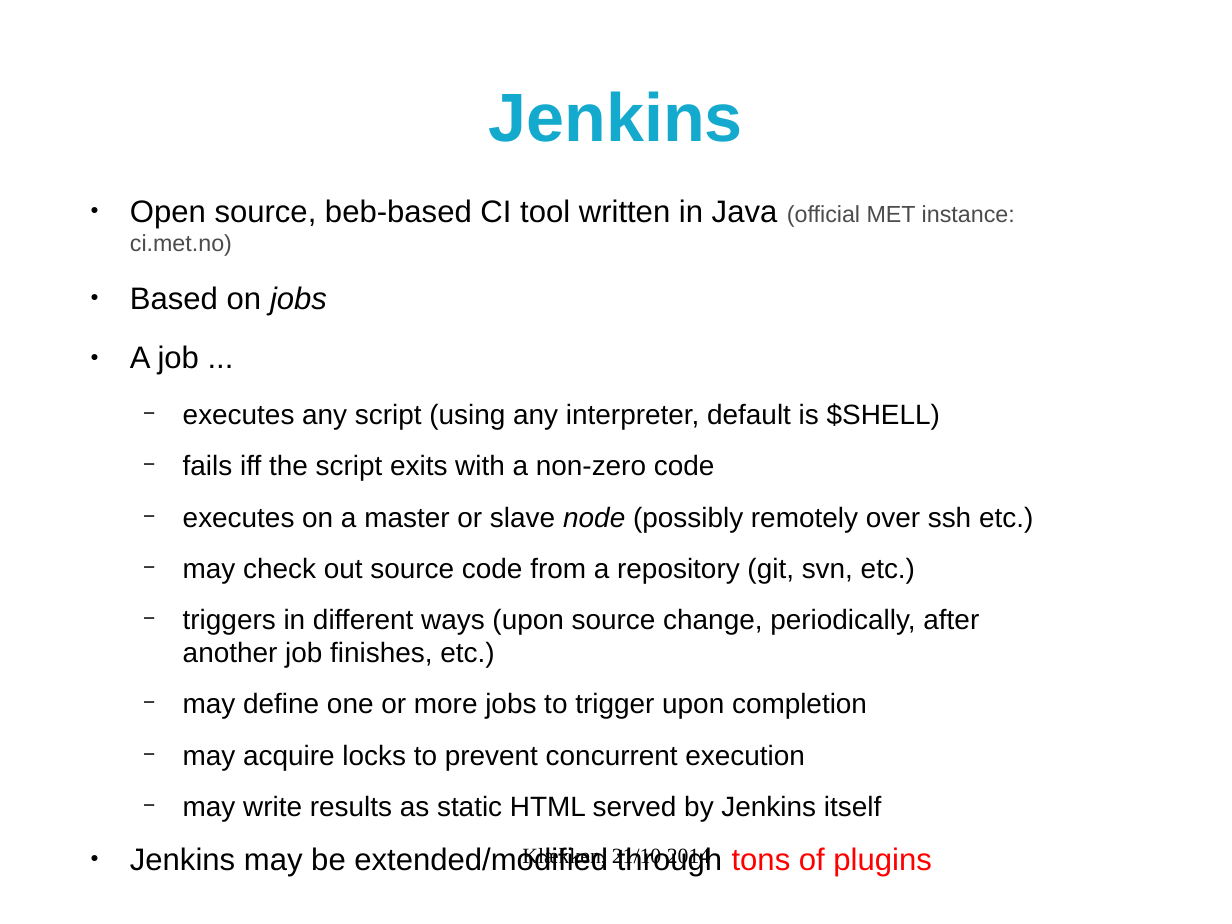
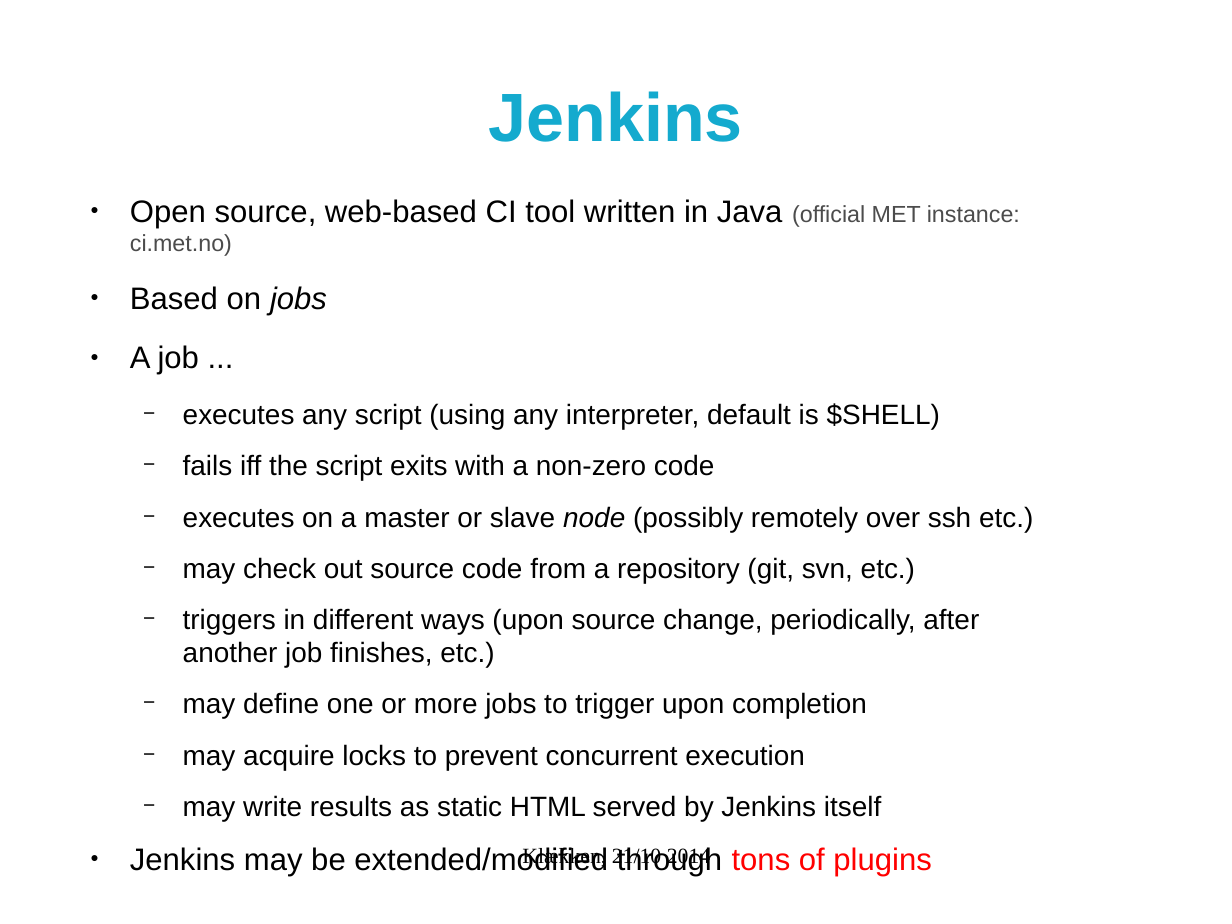
Before and after one commit to metno/mgp, a slide deck: slide 9 of klekken_2014/sw-testing/sw-testing.odp. Drawn at 1232x924 pixels with LibreOffice and Linux fonts; fonts in the diff are those of the drawing; background and template pictures are left out. Boxes give left, top, right and bottom in pixels: in the first picture for what was removed or moved away, otherwise in the second. Text is boxed around its words. In the diff, an @@ line names an element or a change of style, - is before the commit and + after.

Commit message:
Fixed typo

```diff
--- a/klekken_2014/sw-testing/sw-testing.odp
+++ b/klekken_2014/sw-testing/sw-testing.odp
@@ text at <box>130,199,1020,256</box>: text changed @@
-● Open source, beb-based CI tool written in Java (official MET instance: ci.met.no)
+● Open source, web-based CI tool written in Java (official MET instance: ci.met.no)
```
